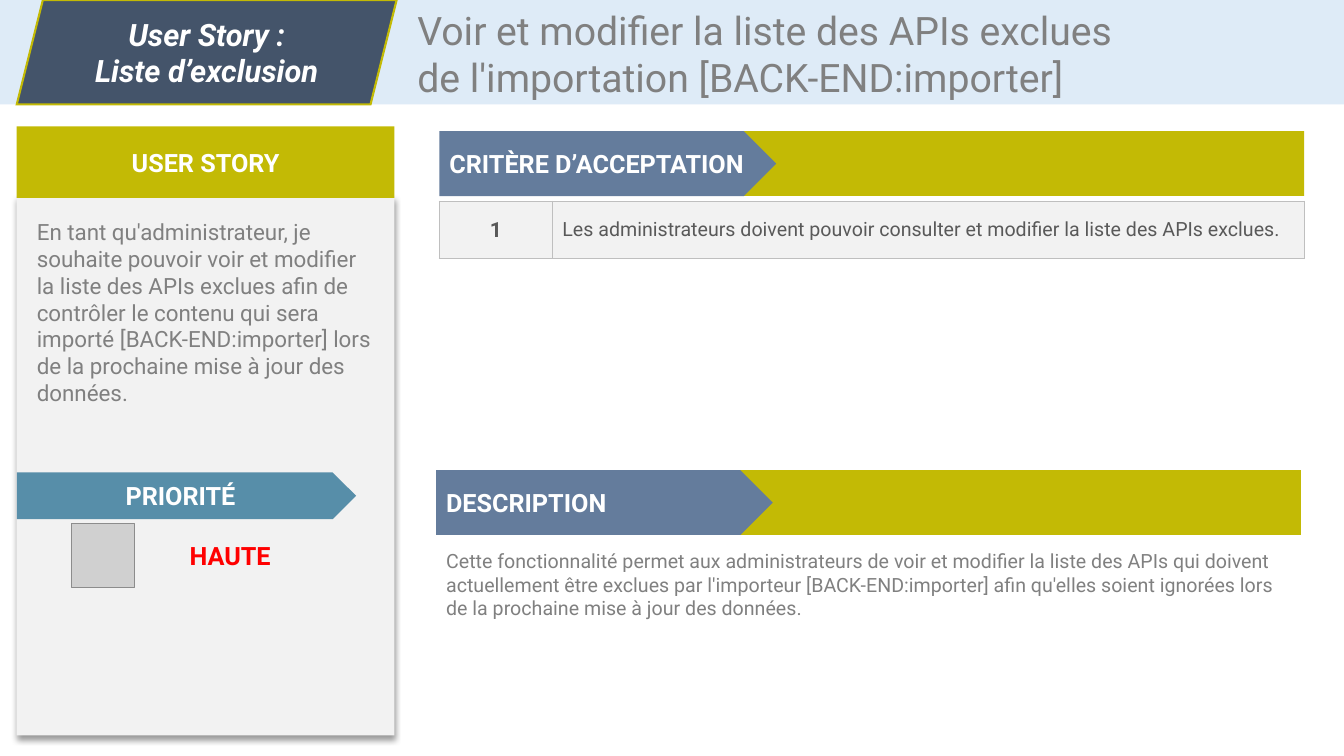
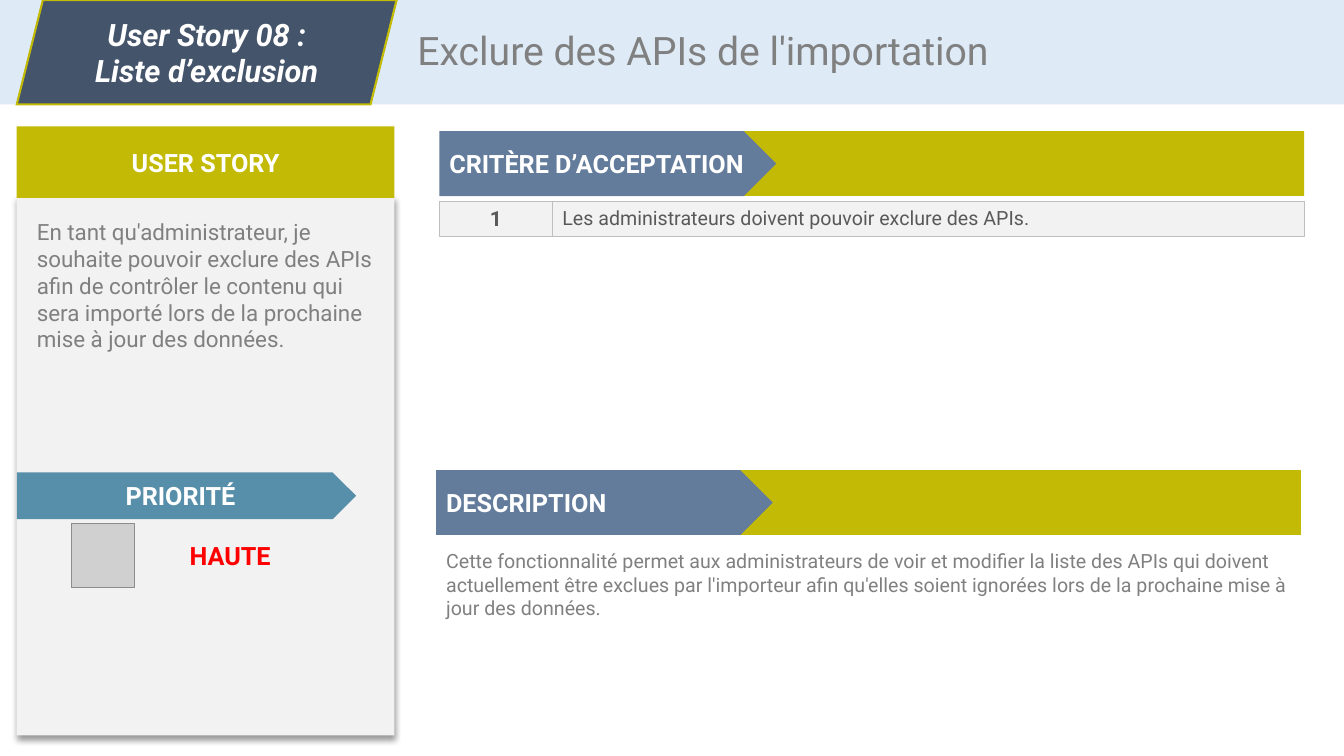
Before and after one commit to CC4K/api-catalog-development, a slide deck: slide 9 of reports/user-stories/user-stories.odp. Drawn at 1344x756 pixels with LibreOffice and Linux fonts; fonts in the diff are those of the drawing; grey boxes stand for pictures. Boxes give left, top, right and bottom in pixels: in the first picture for what was removed or moved away, otherwise in the second. Text is boxed around its words. In the diff, an @@ line names an element or a change of style, - is before the commit and + after.

Commit message:
Cahier des charges 85% terminé
Importé user stories propres
Exigences fonctionnelles et techniques avec MoSCoW
Glossaire

```diff
--- a/reports/user-stories/user-stories.odp
+++ b/reports/user-stories/user-stories.odp
@@ text in parallelogram at (x1=107, y1=24, x2=290, y2=53): text changed @@
-User Story :
+User Story 08 :
@@ text at (x1=417, y1=35, x2=989, y2=73): text changed @@
-Voir et modifier la liste des APIs exclues de l'importation [BACK-END:importer]
+Exclure des APIs de l'importation
@@ table at (x1=439, y1=201, x2=1304, y2=237) @@
-row 1, column 2: Les administrateurs doivent pouvoir consulter et modifier la liste des APIs exclues.
+row 1, column 2: Les administrateurs doivent pouvoir exclure des APIs.
@@ text at (x1=37, y1=223, x2=372, y2=352): text changed @@
-En tant qu'administrateur, je souhaite pouvoir voir et modifier la liste des APIs exclues afin de contrôler le contenu qui sera importé [BACK-END:importer] lors de la prochaine mise à jour des données.
+En tant qu'administrateur, je souhaite pouvoir exclure des APIs afin de contrôler le contenu qui sera importé lors de la prochaine mise à jour des données.
@@ text at (x1=446, y1=553, x2=1286, y2=619): text changed @@
-Cette fonctionnalité permet aux administrateurs de voir et modifier la liste des APIs qui doivent actuellement être exclues par l'importeur [BACK-END:importer] afin qu'elles soient ignorées lors de la prochaine mise à jour des données.
+Cette fonctionnalité permet aux administrateurs de voir et modifier la liste des APIs qui doivent actuellement être exclues par l'importeur afin qu'elles soient ignorées lors de la prochaine mise à jour des données.
```
Also in this commit, not shown: 14 other slides changed, 1 slide added, 26 other files.
